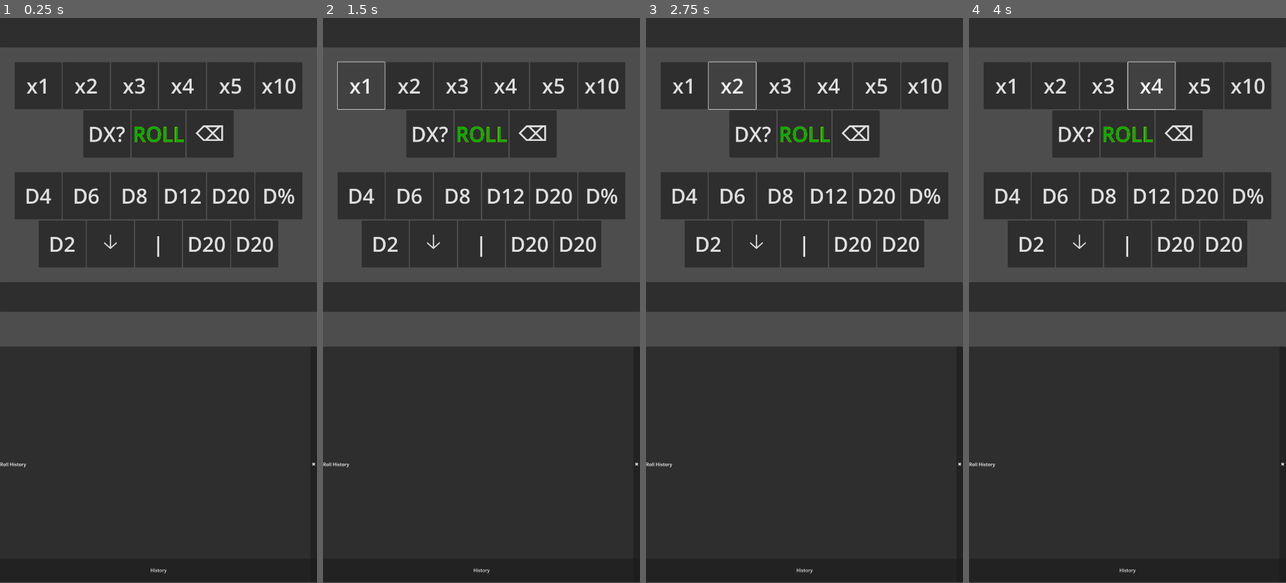
Above: before the commit, frames 1-4 (left to right).
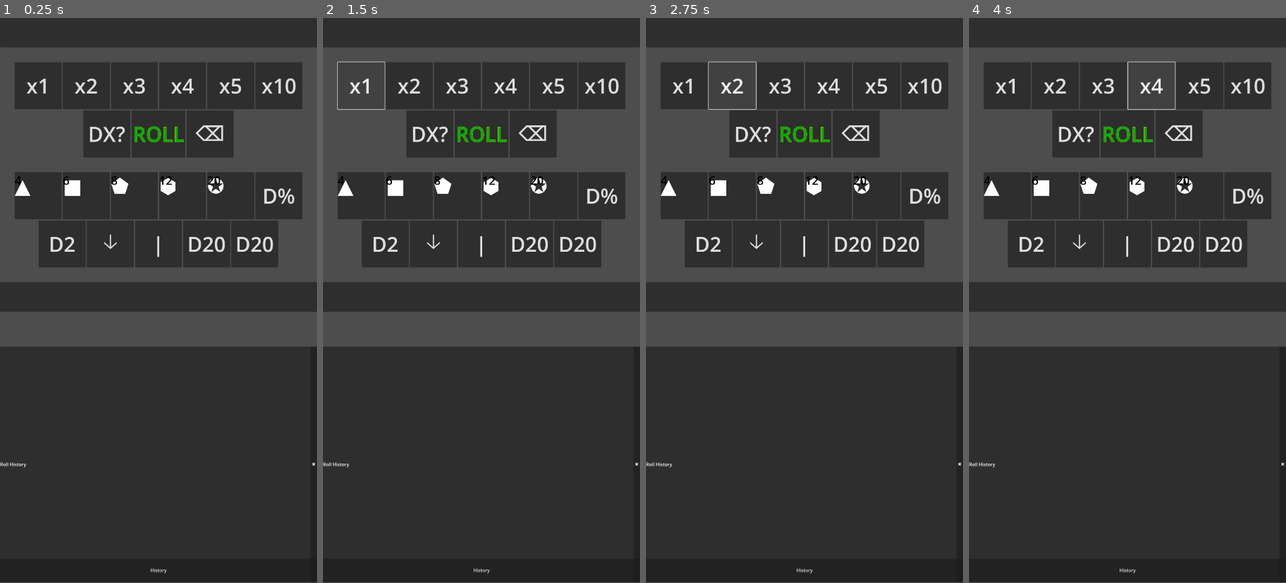
Above: after the commit, the same moments.

Repository: FromAriel/Experiments
Game: Godot game, scene res://main.tscn
Same seed, same stepped clock (60 frames per second), same inputs: the game is played once before the commit and once after it.
Inputs:
- Up to frame 1 (0.25 s): no input
- Up to frame 2 (1.5 s): click "ROLL" at 0.5 s; click "x1" at 1.25 s
- Up to frame 3 (2.75 s): click "x2" at 2 s
- Up to frame 4 (4 s): click "x3" at 2.75 s; click "x4" at 3.5 s

The runs differ from the first frame. In frame 1, 1.1% of the frame differs, in the area x 4-79%, y 28-33%; in frame 2, 1.1%; in frame 3, 1.1%; in frame 4, 1.1%.

Commit message:
feat(livedie): add colored glyph dice labels

Diff:
--- a/LIVEdie/scripts/quick_roll_bar.gd
+++ b/LIVEdie/scripts/quick_roll_bar.gd
@@ -9,6 +9,10 @@
 ###############################################################
 class_name QuickRollBar
 extends VBoxContainer
+
+const QRB_DIE_GLYPHS := {
+    4: "\u25B2", 6: "\u25A0", 8: "\u2B1F", 10: "\u2B19", 12: "\u2B22", 20: "\u272A"
+}
 
 const QRB_SUPERSCRIPTS := {
     "0": "\u2070",
@@ -32,6 +36,10 @@
 @export var qrb_button_font_size: int = 35
 @export var qrb_roll_font_size: int = 28
 @export var qrb_chip_font_size: int = 24
+@export var qrb_die_font_size: int = 35
+@export var qrb_num_font_size: int = 20
+@export var qrb_die_color: Color = Color.WHITE
+@export var qrb_num_color: Color = Color.BLACK
 
 var qrb_queue: Array = []
 var qrb_last_faces: int = 0
@@ -40,6 +48,7 @@
 var qrb_long_press_param: int = 0
 var qrb_long_press_triggered: bool = false
 var qrb_long_press_button: Control
+var qrb_die_buttons: Array[Button] = []
 
 var qrb_faces_panel: PopupPanel
 var qrb_faces_label: Label
@@ -70,16 +79,37 @@
 
 func _connect_dice_buttons(row: Container) -> void:
     for node in row.get_children():
-        if (
-            node is Button
-            and node.text.begins_with("D")
-            and node.text != "DX?"
-            and node.text != "ROLL"
-            and node != $StandardRow/AdvancedToggle
-        ):
-            var faces := int(node.text.substr(1).replace("%", "100"))
+        if node is Button and node.name.begins_with("Die"):
+            var faces := int(node.name.substr(3).replace("%", "100"))
             node.button_down.connect(_on_die_down.bind(faces, node))
             node.button_up.connect(_on_die_up.bind(faces, node))
+            if QRB_DIE_GLYPHS.has(faces):
+                _qrb_setup_die(node, faces)
+                qrb_die_buttons.append(node)
+
+
+func _qrb_setup_die(btn: Button, faces: int) -> void:
+    var glyph: String = QRB_DIE_GLYPHS.get(faces, "")
+    if glyph == "":
+        return
+    btn.text = ""
+    var container := Control.new()
+    container.name = "GlyphContainer"
+    container.size_flags_horizontal = Control.SIZE_EXPAND_FILL
+    container.size_flags_vertical = Control.SIZE_EXPAND_FILL
+    var shape_label := Label.new()
+    shape_label.name = "Shape"
+    shape_label.text = glyph
+    shape_label.horizontal_alignment = HORIZONTAL_ALIGNMENT_CENTER
+    shape_label.vertical_alignment = VERTICAL_ALIGNMENT_CENTER
+    container.add_child(shape_label)
+    var num_label := Label.new()
+    num_label.name = "Number"
+    num_label.text = str(faces)
+    num_label.horizontal_alignment = HORIZONTAL_ALIGNMENT_CENTER
+    num_label.vertical_alignment = VERTICAL_ALIGNMENT_CENTER
+    container.add_child(num_label)
+    btn.add_child(container)
 
 
 func _connect_repeat_buttons() -> void:
@@ -374,6 +404,8 @@
     var base: Vector2 = Vector2(80, 80) * scale
     var std_font: int = int(qrb_button_font_size * scale)
     var roll_font: int = int(qrb_roll_font_size * scale)
+    var die_font: int = int(qrb_die_font_size * scale)
+    var num_font: int = int(qrb_num_font_size * scale)
     add_theme_constant_override("separation", int(25 * scale))
     $StandardRow.add_theme_constant_override("separation", int(30 * scale))
     $AdvancedRow.add_theme_constant_override("separation", int(30 * scale))
@@ -384,3 +416,12 @@
         if btn == $RepeaterRow/RollButton:
             size = roll_font
         btn.add_theme_font_size_override("font_size", size)
+    for btn in qrb_die_buttons:
+        var container := btn.get_node("GlyphContainer")
+        if container:
+            var shape_label := container.get_node("Shape") as Label
+            var num_label := container.get_node("Number") as Label
+            shape_label.add_theme_font_size_override("font_size", die_font)
+            shape_label.add_theme_color_override("font_color", qrb_die_color)
+            num_label.add_theme_font_size_override("font_size", num_font)
+            num_label.add_theme_color_override("font_color", qrb_num_color)
